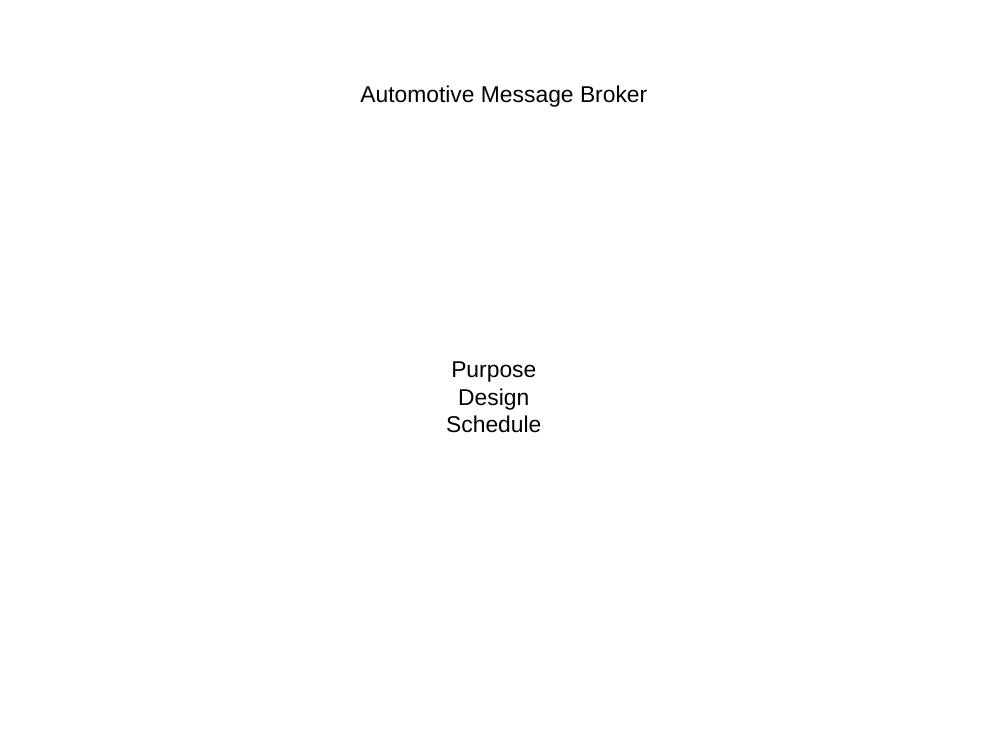
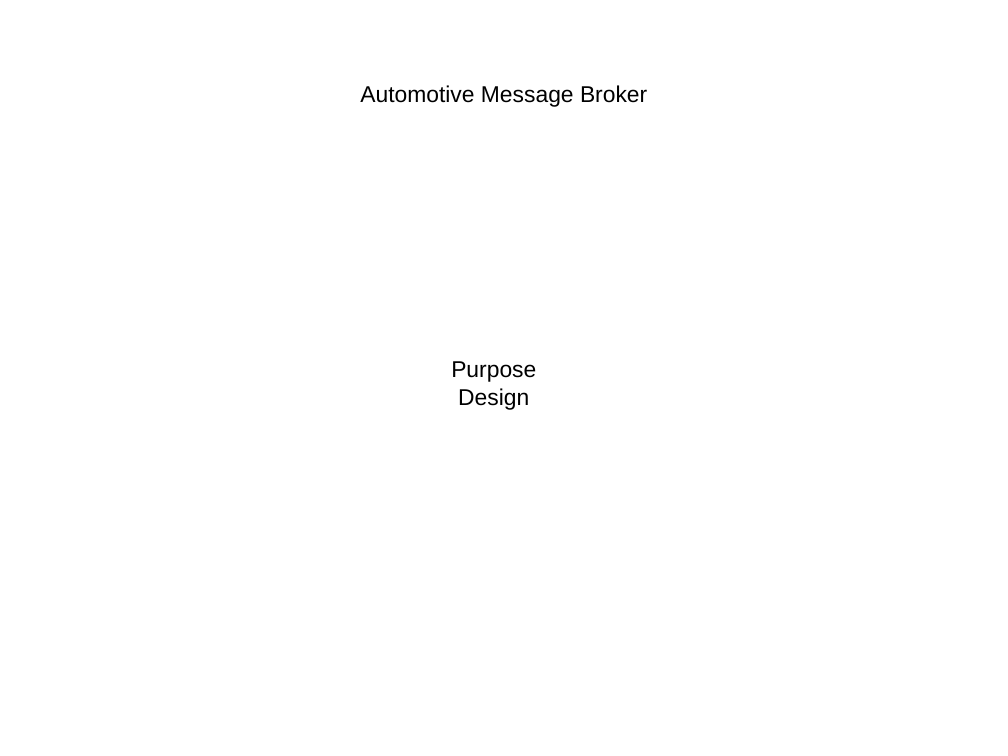
Before and after one commit to otcshare/automotive-message-broker, a slide deck: slide 1 of automotive-message-broker.odp. Drawn at 1008x756 pixels with LibreOffice and Linux fonts; fonts in the diff are those of the drawing. Boxes give left, top, right and bottom in pixels: in the first picture for what was removed or moved away, otherwise in the second. Text is boxed around its words. In the diff, an @@ line names an element or a change of style, - is before the commit and + after.

```diff
--- a/automotive-message-broker.odp
+++ b/automotive-message-broker.odp
@@ text at (x1=446, y1=415, x2=541, y2=433): paragraph removed @@
-Schedule
```
Also in this commit, not shown: 2 other files.
